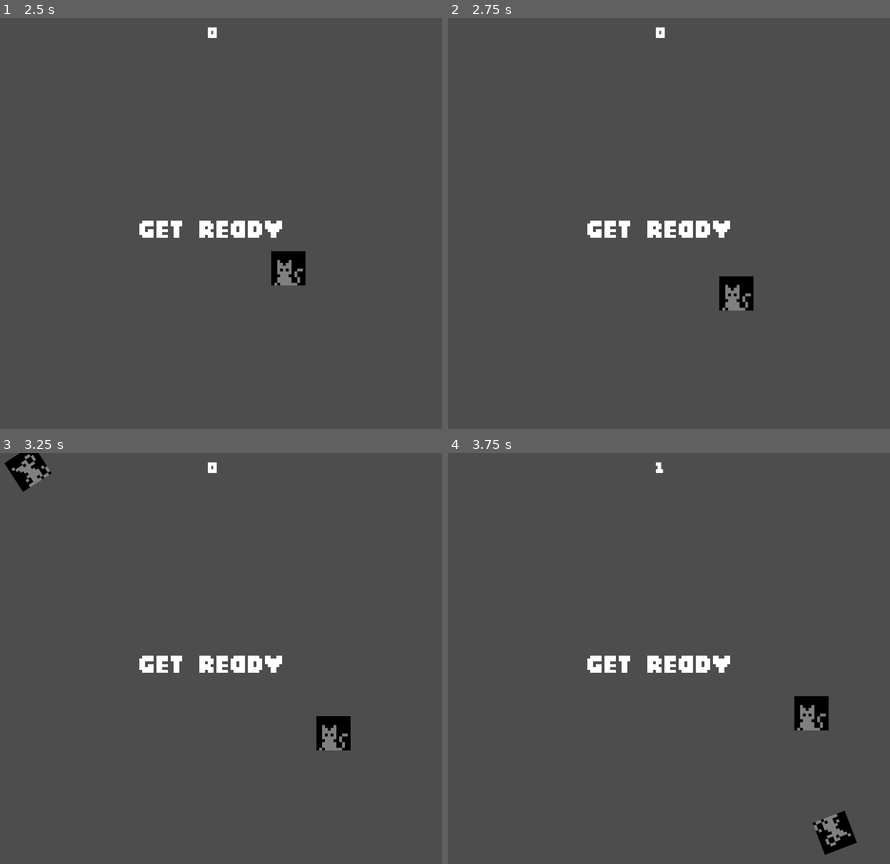
Above: before the commit, frames 1-4 (two rows, left to right).
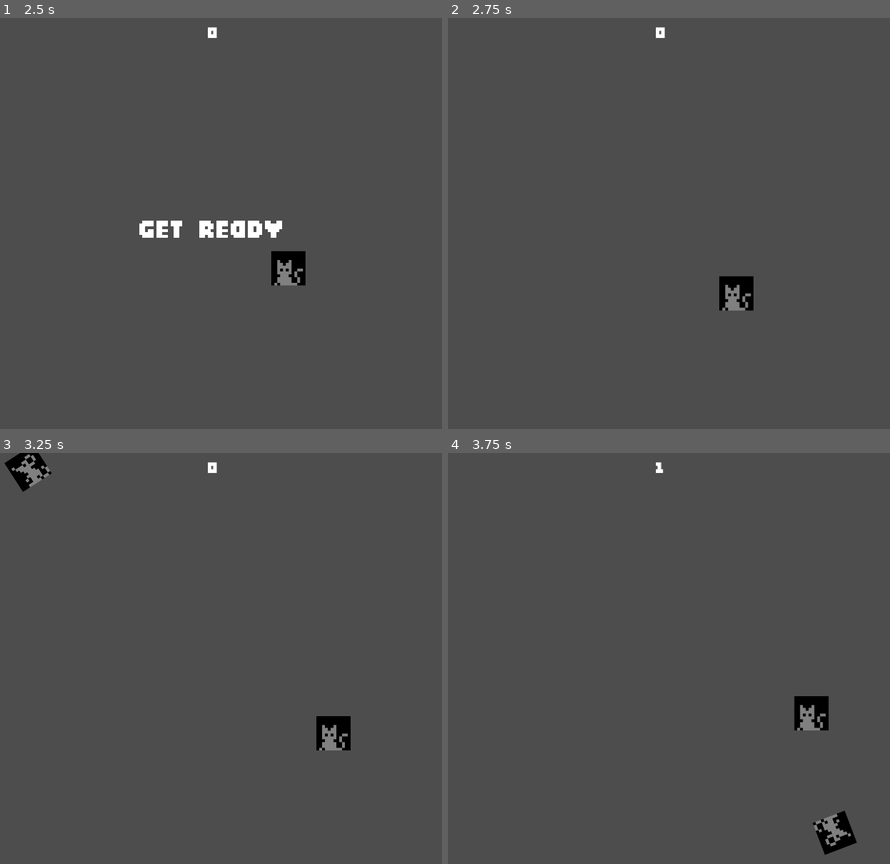
Above: after the commit, the same moments.

Repository: darwinscoat/gameboy-godot-template
Game: Godot game, scene res://main.tscn
The game is run twice, just before and just after one commit, with the same random seed, the same clock (stepped at 60 frames per second) and the same inputs.
Inputs:
- Up to frame 1 (2.5 s): click "Start" at 0.5 s; tap Enter at 1.25 s; hold Right (move_right) 1.28-2.03 s; hold Down (move_down) from 2.03 s (still down)
- Up to frame 2 (2.75 s): keep holding Down (move_down)
- Up to frame 3 (3.25 s): release Down (move_down) at 2.78 s; hold Right (move_right) from 2.78 s (still down)
- Up to frame 4 (3.75 s): release Right (move_right) at 3.53 s; hold Up (move_up) from 3.53 s (still down)

Frame 1 is identical in both runs. In frame 2, 0.8% of the frame differs, in the area x 31-64%, y 49-54%; in frame 3, 0.8%; in frame 4, 0.8%.

Commit message:
base done i think
oh god its all working

Diff:
--- a/hud.gd
+++ b/hud.gd
@@ -16,7 +16,7 @@
 	$Message.text = "It's Rat Time!"
 	$Message.show()
 	# Make a one-shot timer and wait for it to finish.
-	await get_tree().create_timer(1.0).timeout
+	await get_tree().create_timer(2.0).timeout
 	$StartButton.show()
 
 func update_score(score):
@@ -39,4 +39,4 @@
 
 
 func _on_message_timer_timeout() -> void:
-	pass # Replace with function body.
+	$Message.hide()
--- a/main.gd
+++ b/main.gd
@@ -24,6 +24,7 @@
 	$StartTimer.start()
 	$HUD.update_score(score)
 	$HUD.show_message("Get Ready")
+	get_tree().call_group("mobs", "queue_free")
 
 func _on_mob_timer_timeout():
 	# Create a new instance of the Mob scene.
